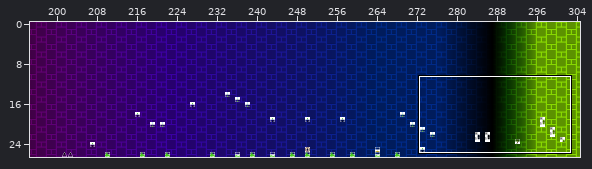
A Tiled map gets an edit: levels/chr_data/tmx/dryout.tmx. The picture above shows the old version from afar; the outline marks the close-up.
Close-up. Old version:
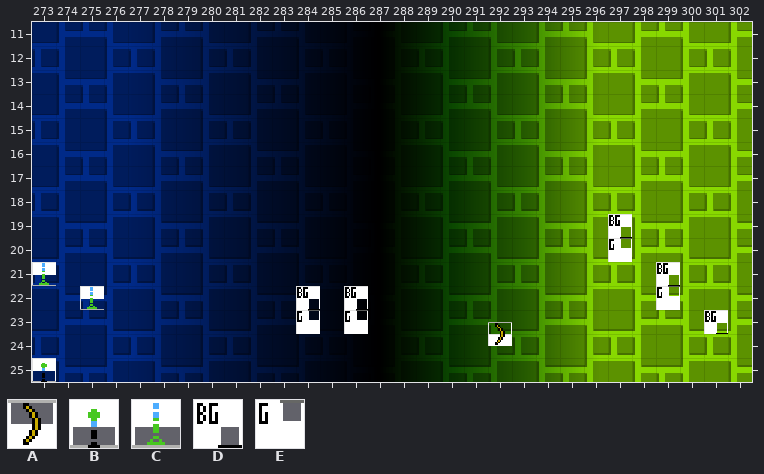
Cells are 16x16 px. Shown: x 273..302, y 11..25. The commit also changed other parts of the map, which this record leaves out. Not drawn, because the pictures are missing: unchanged layer "Layer 2".
Key: from "sprites": A 9 "Gravity portal, inverted", B 43 "Decoration 43", C 45 "Decoration 45", D 256 "BG colour trigger", E 257 "Ground colour trigger".
Objects are placed by their top-left corner, in cells (3,4 is the top-left corner of cell 3,4); size is 1x1 cell unless given.
Layers that did not change in this view are not listed.
Objects on layer "SP" before:
D "BG colour trigger" at 297,19
E "Ground colour trigger" at 297,20
C "Decoration 45" at 273,21
D "BG colour trigger" at 299,21
C "Decoration 45" at 275,22
D "BG colour trigger" at 284,22
D "BG colour trigger" at 286,22
E "Ground colour trigger" at 299,22
E "Ground colour trigger" at 284,23
E "Ground colour trigger" at 286,23
D "BG colour trigger" at 301,23
A "Gravity portal, inverted" at 292,23.5
B "Decoration 43" at 273,25
New version:
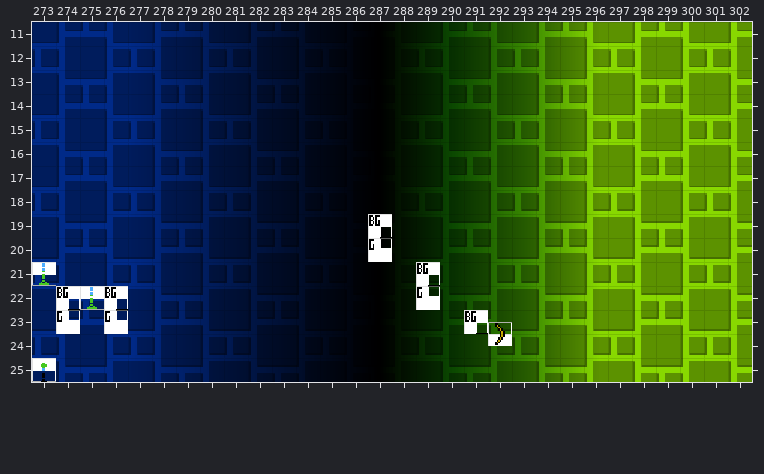
From old to new:
Layer "SP":
changed: D "BG colour trigger" at 297,19 -> D "BG colour trigger" at 287,19
changed: E "Ground colour trigger" at 297,20 -> E "Ground colour trigger" at 287,20
changed: D "BG colour trigger" at 299,21 -> D "BG colour trigger" at 289,21
changed: D "BG colour trigger" at 284,22 -> D "BG colour trigger" at 274,22
changed: D "BG colour trigger" at 286,22 -> D "BG colour trigger" at 276,22
changed: E "Ground colour trigger" at 299,22 -> E "Ground colour trigger" at 289,22
changed: E "Ground colour trigger" at 284,23 -> E "Ground colour trigger" at 274,23
changed: E "Ground colour trigger" at 286,23 -> E "Ground colour trigger" at 276,23
changed: D "BG colour trigger" at 301,23 -> D "BG colour trigger" at 291,23
